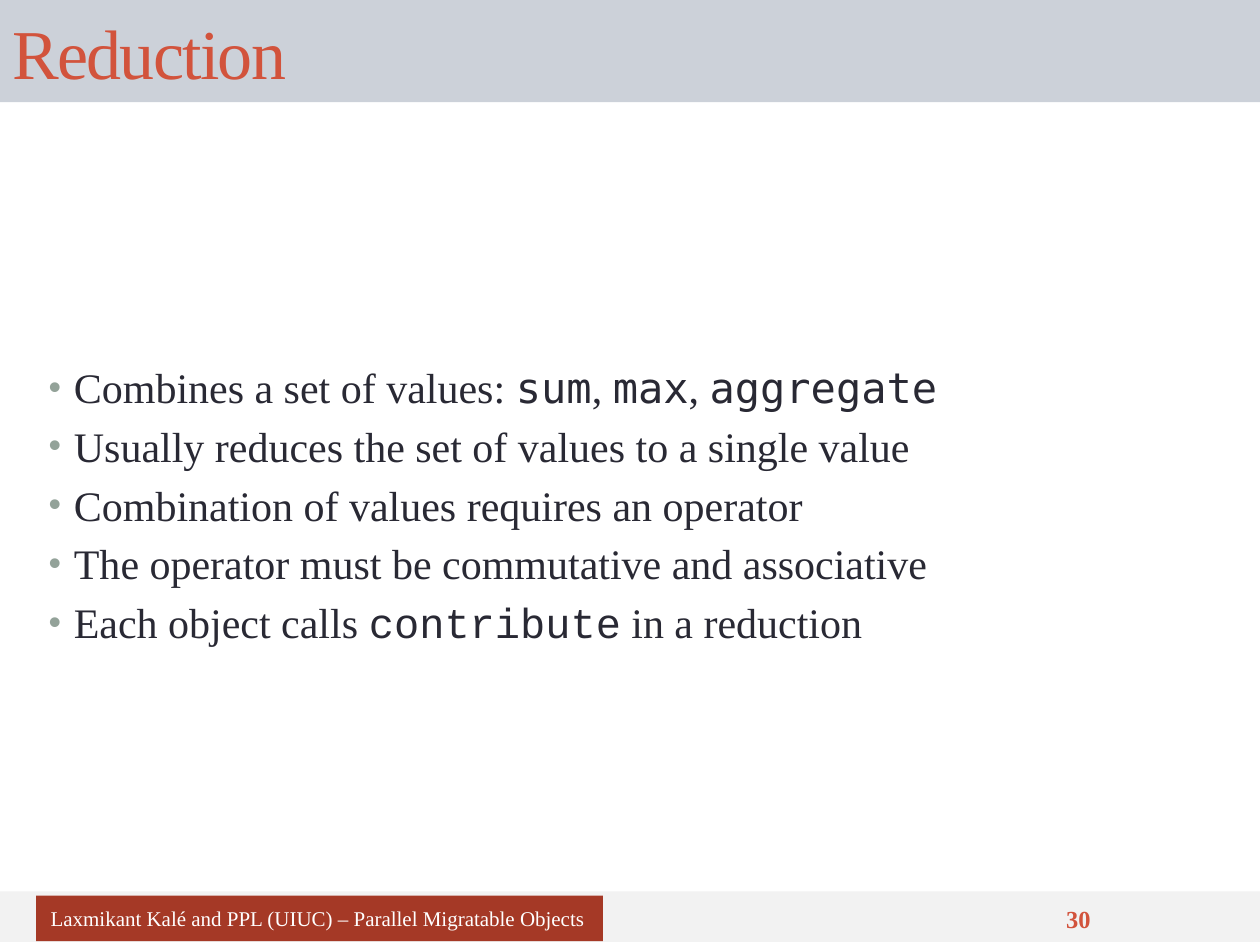
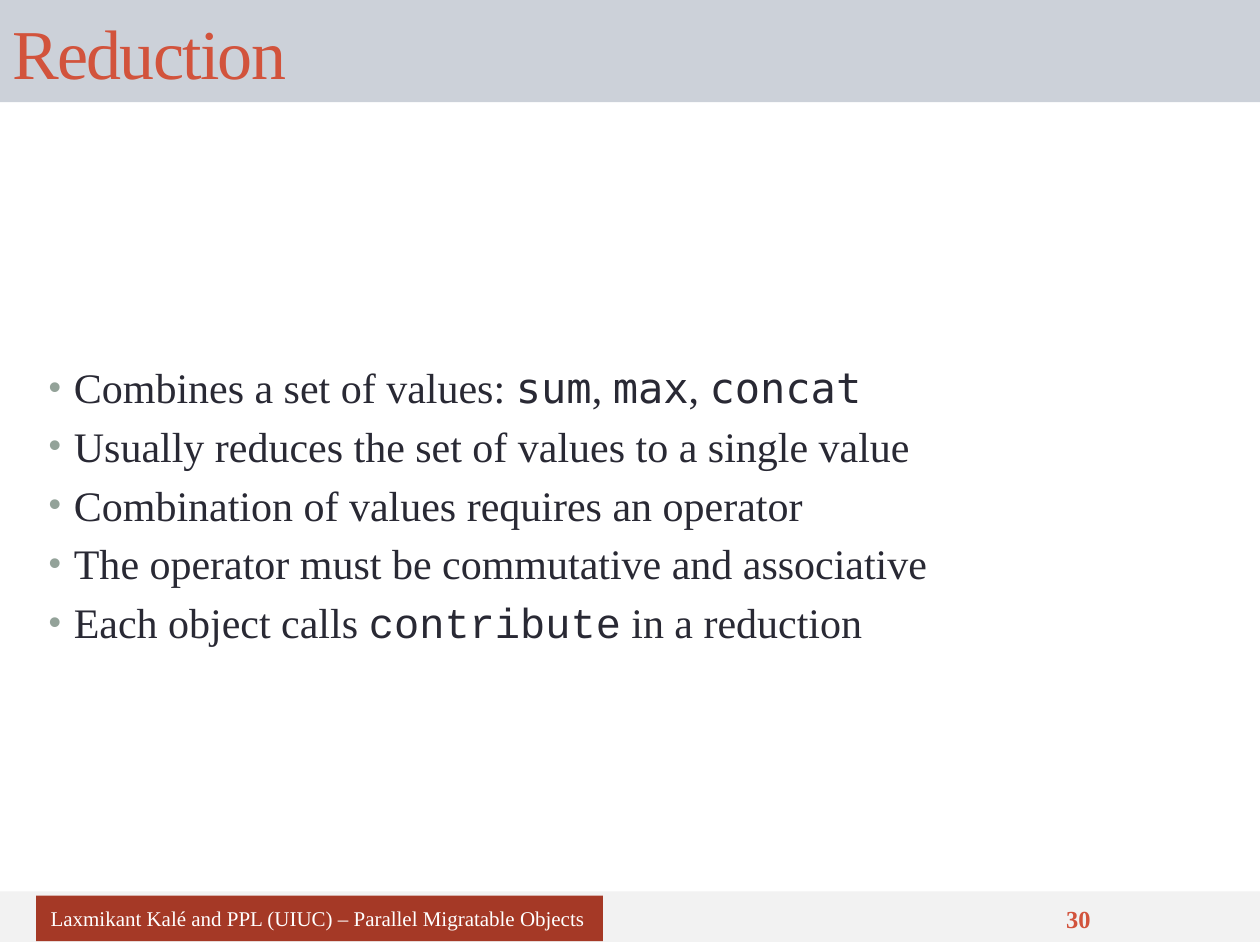
Before and after one commit to UIUC-PPL/charm_tutorial, a slide deck: slide 30 of tutorial-04-charm_basics.pptx. Drawn at 1260x945 pixels with LibreOffice and Linux fonts; fonts in the diff are those of the drawing. Boxes give left, top, right and bottom in pixels: in the first picture for what was removed or moved away, otherwise in the second. Text is boxed around its words. In the diff, an @@ line names an element or a change of style, - is before the commit and + after.

```diff
--- a/tutorial-04-charm_basics.pptx
+++ b/tutorial-04-charm_basics.pptx
@@ text at (74,373,862,410): text changed @@
-• Combines a set of values: sum, max, aggregate
+• Combines a set of values: sum, max, concat
```
Also in this commit, not shown: 9 other slides changed, 4 other files.
